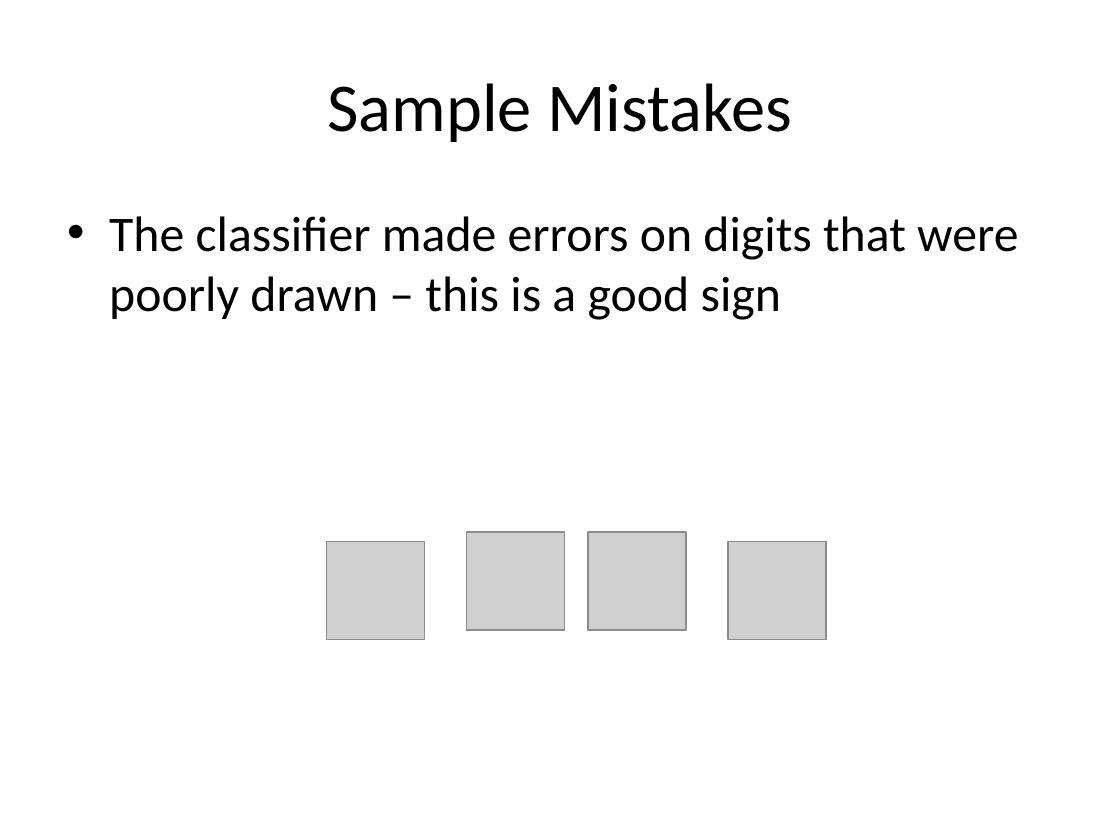
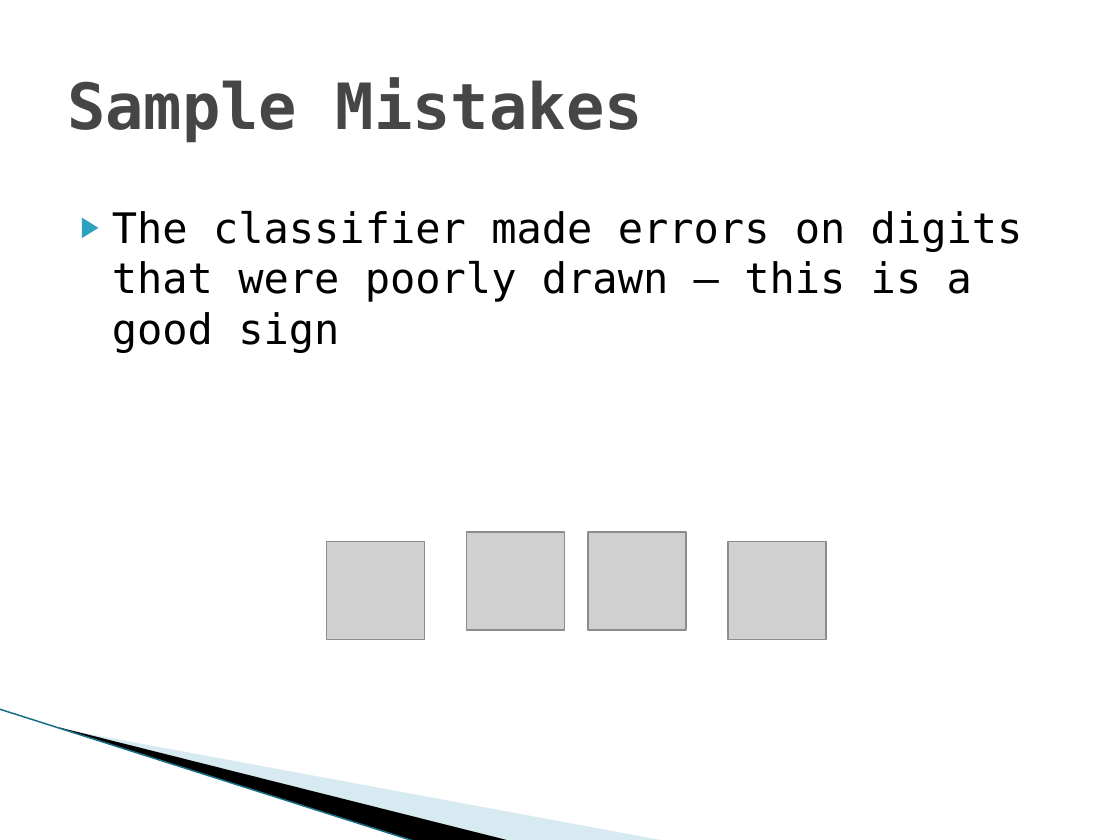
Before and after one commit to cheelan/Handwriting, a slide deck: slide 6 of Handwritten Digit Recognition.pptx. Drawn at 1120x840 pixels with LibreOffice and Linux fonts; fonts in the diff are those of the drawing; grey boxes stand for pictures; background and template pictures are left out. Boxes give left, top, right and bottom in pixels: in the first picture for what was removed or moved away, otherwise in the second. Text is boxed around its words. In the diff, an @@ line names an element or a change of style, - is before the commit and + after.

```diff
--- a/Handwritten Digit Recognition.pptx
+++ b/Handwritten Digit Recognition.pptx
@@ title "Sample Mistakes" at bbox=[67, 77, 643, 142]: size 44 to 41 pt, font Calibri to DejaVu Sans Mono, text colour #000000 to #464646, bold on; alignment centre to left @@
@@ text "The classifier made errors on ..." at bbox=[112, 211, 1023, 353]: size 32 to 27 pt, font Calibri to DejaVu Sans Mono; bullet • to ▶; less space between paragraphs @@
@@ line added from (0, 709) to (416, 840), #97C5D8 0.95 pt @@
@@ freeform shape added at bbox=[59, 727, 512, 840], fill #000000 @@
@@ freeform shape added at bbox=[62, 728, 666, 840], fill #A0CBDC at 40% opacity @@
```
Also in this commit, not shown: 4 other slides changed, 4 slides added, 1 slide removed, 4 other files.
